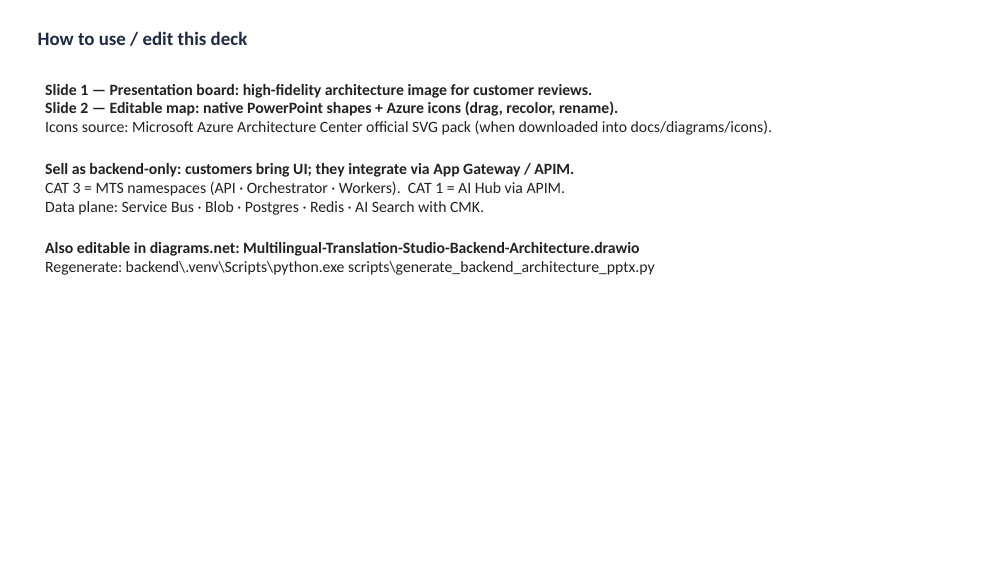
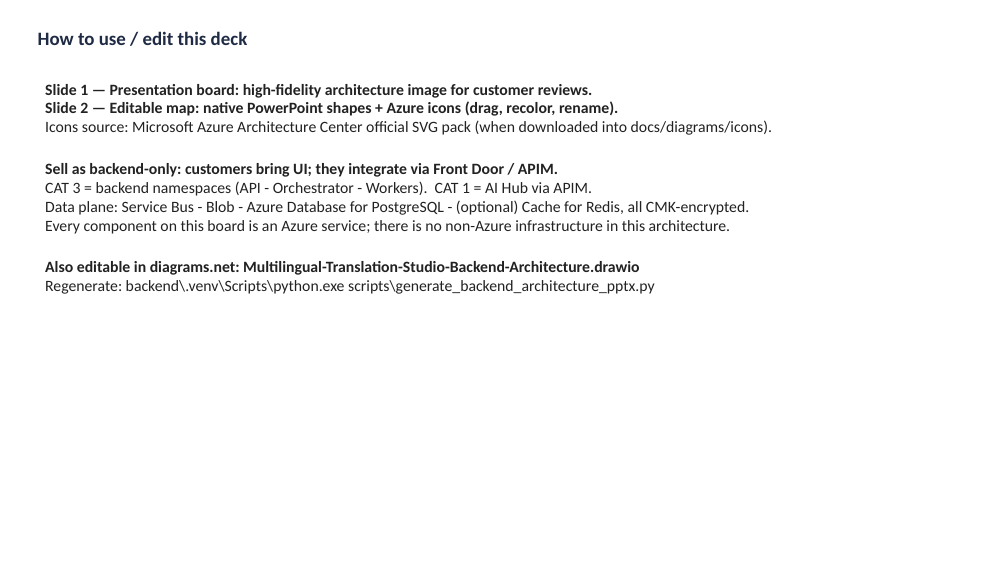
Before and after one commit to Vishwas2311/document-extractor-translator-, a slide deck: slide 3 of docs/diagrams/Multilingual-Translation-Studio-Backend-Architecture.pptx. Drawn at 1008x567 pixels with LibreOffice and Linux fonts; fonts in the diff are those of the drawing. Boxes give left, top, right and bottom in pixels: in the first picture for what was removed or moved away, otherwise in the second. Text is boxed around its words. In the diff, an @@ line names an element or a change of style, - is before the commit and + after.

```diff
--- a/docs/diagrams/Multilingual-Translation-Studio-Backend-Architecture.pptx
+++ b/docs/diagrams/Multilingual-Translation-Studio-Backend-Architecture.pptx
@@ text at <box>45,163,749,234</box>: text changed @@
-Sell as backend-only: customers bring UI; they integrate via App Gateway / APIM.
-CAT 3 = MTS namespaces (API · Orchestrator · Workers). CAT 1 = AI Hub via APIM.
-Data plane: Service Bus · Blob · Postgres · Redis · AI Search with CMK.
+Sell as backend-only: customers bring UI; they integrate via Front Door / APIM.
+CAT 3 = backend namespaces (API - Orchestrator - Workers). CAT 1 = AI Hub via APIM.
+Data plane: Service Bus - Blob - Azure Database for PostgreSQL - (optional) Cache for Redis, all CMK-encrypted.
+Every component on this board is an Azure service; there is no non-Azure infrastructure in this architecture.
```
Also in this commit, not shown: 2 other slides changed, 10 other files.
